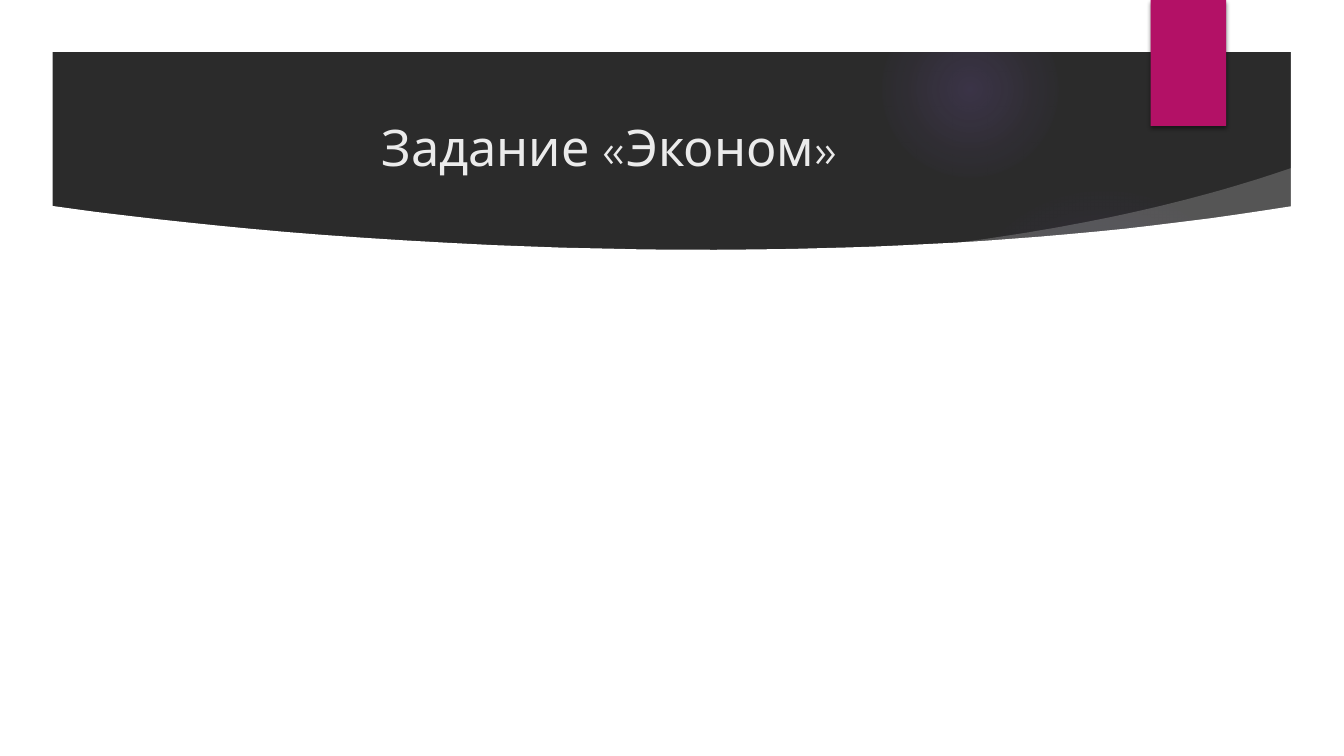
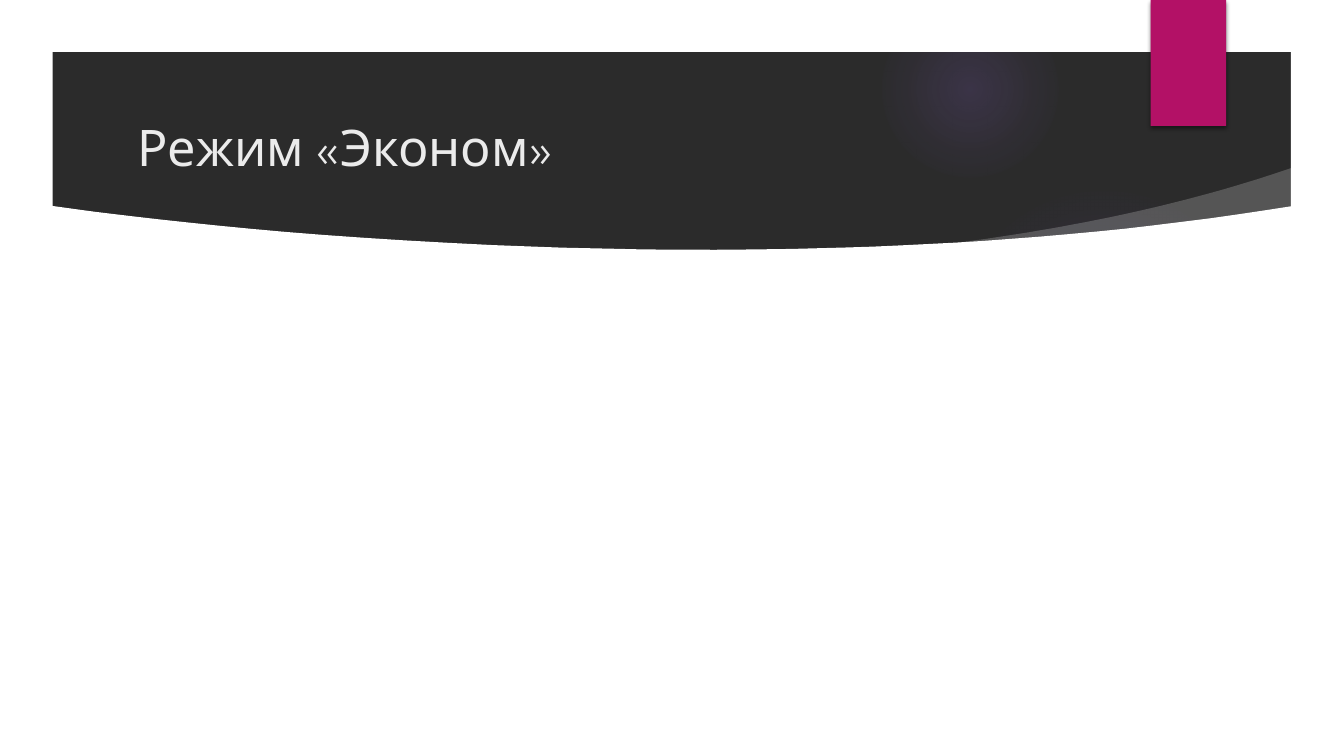
Before and after one commit to Corvin71/neuro-hack, a slide deck: slide 9 of present.pptx (slide 7 before the commit). Drawn at 1344x756 pixels with LibreOffice and Linux fonts; fonts in the diff are those of the drawing; background and template pictures are left out; a plain dark background stands for a picture behind light text. Boxes give left, top, right and bottom in pixels: in the first picture for what was removed or moved away, otherwise in the second. Text is boxed around its words. In the diff, an @@ line names an element or a change of style, - is before the commit and + after.

```diff
--- a/present.pptx
+++ b/present.pptx
@@ title at [137, 129, 529, 167]: text changed @@
-Задание «Эконом»
+Режим «Эконом»
```
Also in this commit, not shown: 7 other slides changed, 4 slides added, 1 slide removed.
